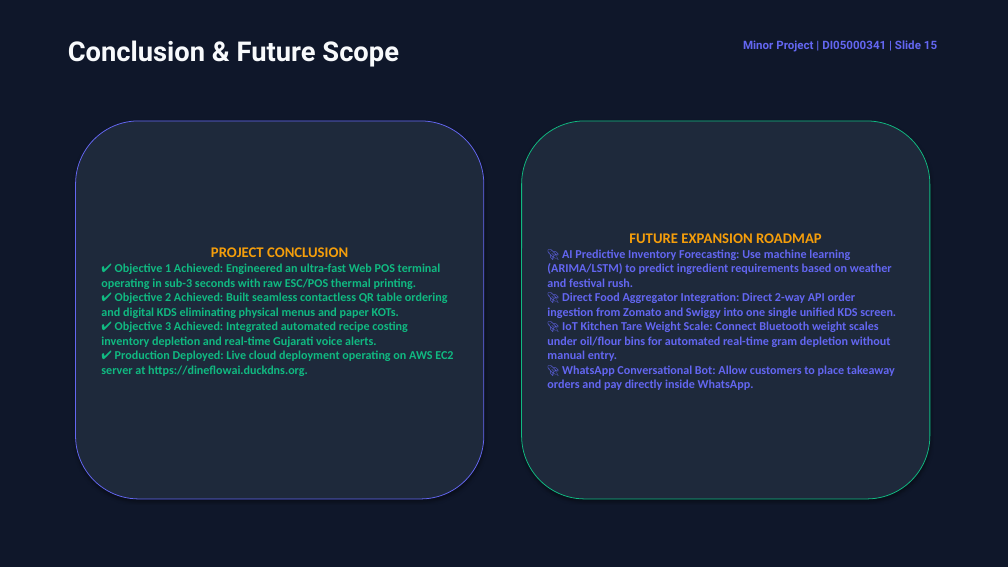
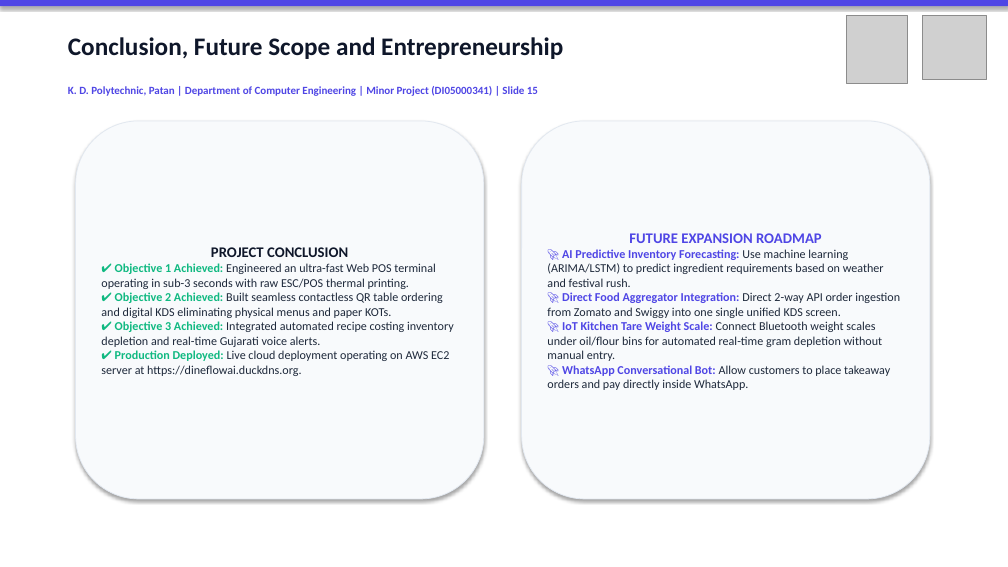
Before and after one commit to Shubh-Patel-07/DineFlow-AI, a slide deck: slide 15 of docs/DineFlow_AI_GTU_Minor_Project_Presentation.pptx. Drawn at 1008x567 pixels with LibreOffice and Linux fonts; fonts in the diff are those of the drawing; grey boxes stand for pictures. Boxes give left, top, right and bottom in pixels: in the first picture for what was removed or moved away, otherwise in the second. Text is boxed around its words. In the diff, an @@ line names an element or a change of style, - is before the commit and + after.

Commit message:
docs(gtu): embed official GTU and KDP Patan logos, light academic theme presentation, and exact chapter page breaks

```diff
--- a/docs/DineFlow_AI_GTU_Minor_Project_Presentation.pptx
+++ b/docs/DineFlow_AI_GTU_Minor_Project_Presentation.pptx
@@ rectangle at [0,0,1008,567]: fill #0F172A to #FFFFFF @@
@@ rectangle added at [0,0,1008,6], fill #4F46E5 @@
@@ picture added at [847,15,907,83] @@
@@ picture added at [923,15,987,79] @@
@@ text at [68,37,563,59]: text changed; size 26 to 24 pt; font Roboto to Calibri; text colour #F8FAFC to #0F172A @@
-Conclusion & Future Scope
+Conclusion, Future Scope and Entrepreneurship
@@ text removed at [743,40,937,52] @@
-Minor Project | DI05000341 | Slide 15
@@ text added at [68,86,538,96], 10.5 pt, text #4F46E5, bold @@
+K. D. Polytechnic, Patan | Department of Computer Engineering | Minor Project (DI05000341) | Slide 15
@@ rounded rectangle "PROJECT CONCLUSION" at [76,121,484,499]: text colour #F59E0B to #0F172A in "PROJECT CONCLUSION"; text colour #10B981 to #1E293B, bold off in "Engineered an ultra-fast Web POS terminal operating ...", "Built seamless contactless QR table ordering and ...", "Integrated automated recipe costing inventory depletion and ...", "Live cloud deployment operating on AWS EC2 ..."; fill #1E293B to #F8FAFC; outline #6366F1 0.75 pt to #E2E8F0 0.75 pt @@
@@ rounded rectangle "FUTURE EXPANSION ROADMAP" at [522,121,930,499]: text colour #F59E0B to #4F46E5 in "FUTURE EXPANSION ROADMAP"; text colour #6366F1 to #4F46E5 in "🚀 AI Predictive Inventory Forecasting:", "🚀 Direct Food Aggregator Integration:", "🚀 IoT Kitchen Tare Weight Scale:", "🚀 WhatsApp Conversational Bot:"; text colour #6366F1 to #1E293B, bold off in "Use machine learning (ARIMA/LSTM) to predict ingredient ...", "Direct 2-way API order ingestion from Zomato ...", "Connect Bluetooth weight scales under oil/flour bins ...", "Allow customers to place takeaway orders and ..."; fill #1E293B to #F8FAFC; outline #10B981 0.75 pt to #E2E8F0 0.75 pt @@
```
Also in this commit, not shown: 16 other slides changed, 5 other files.
